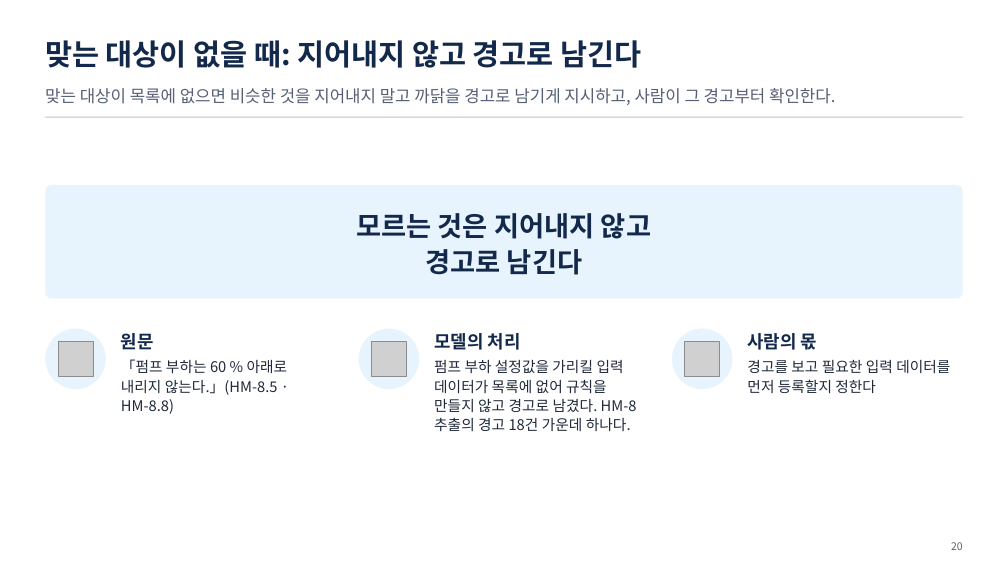
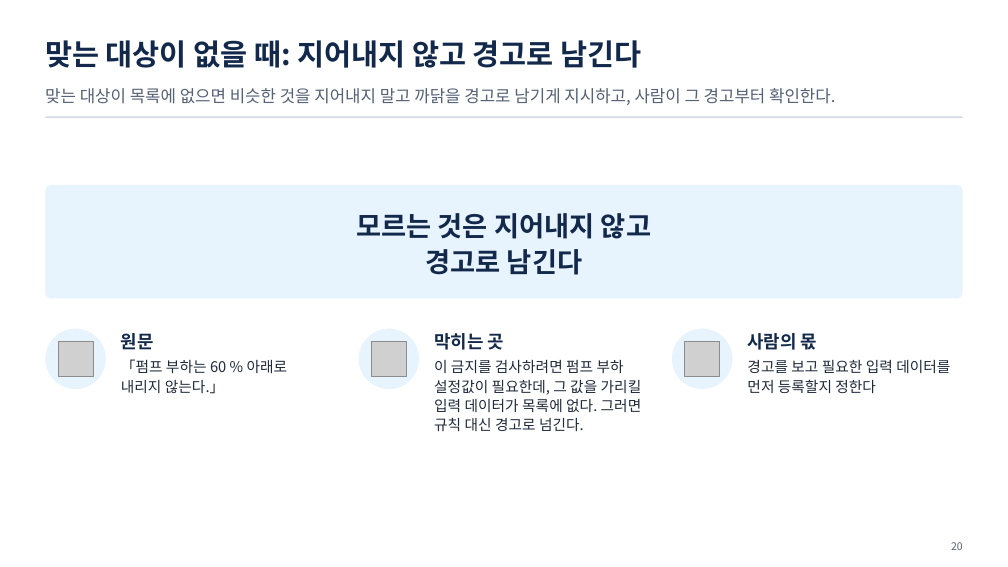
Before and after one commit to uengine-oss/hyd-iot-edu, a slide deck: slide 20 of 산출물/통합반/이론/04회차/통합반_04일차.pptx. Drawn at 1008x567 pixels with LibreOffice and Linux fonts; fonts in the diff are those of the drawing; grey boxes stand for pictures. Boxes give left, top, right and bottom in pixels: in the first picture for what was removed or moved away, otherwise in the second. Text is boxed around its words. In the diff, an @@ line names an element or a change of style, - is before the commit and + after.

```diff
--- a/산출물/통합반/이론/04회차/통합반_04일차.pptx
+++ b/산출물/통합반/이론/04회차/통합반_04일차.pptx
@@ text at box(121, 359, 288, 394): text changed @@
-「펌프 부하는 60 % 아래로 내리지 않는다.」(HM-8.5 · HM-8.8)
+「펌프 부하는 60 % 아래로 내리지 않는다.」
@@ text at box(434, 333, 642, 431): text changed @@
-모델의 처리
-펌프 부하 설정값을 가리킬 입력 데이터가 목록에 없어 규칙을 만들지 않고 경고로 남겼다. HM-8 추출의 경고 18건 가운데 하나다.
+막히는 곳
+이 금지를 검사하려면 펌프 부하 설정값이 필요한데, 그 값을 가리킬 입력 데이터가 목록에 없다. 그러면 규칙 대신 경고로 넘긴다.
```
Also in this commit, not shown: 24 other slides changed, 5 other files.
